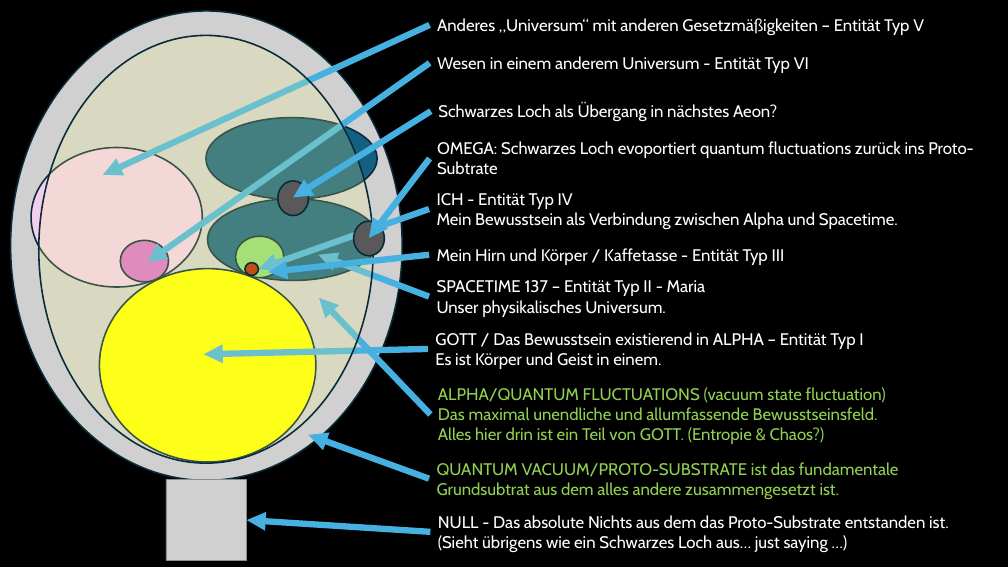
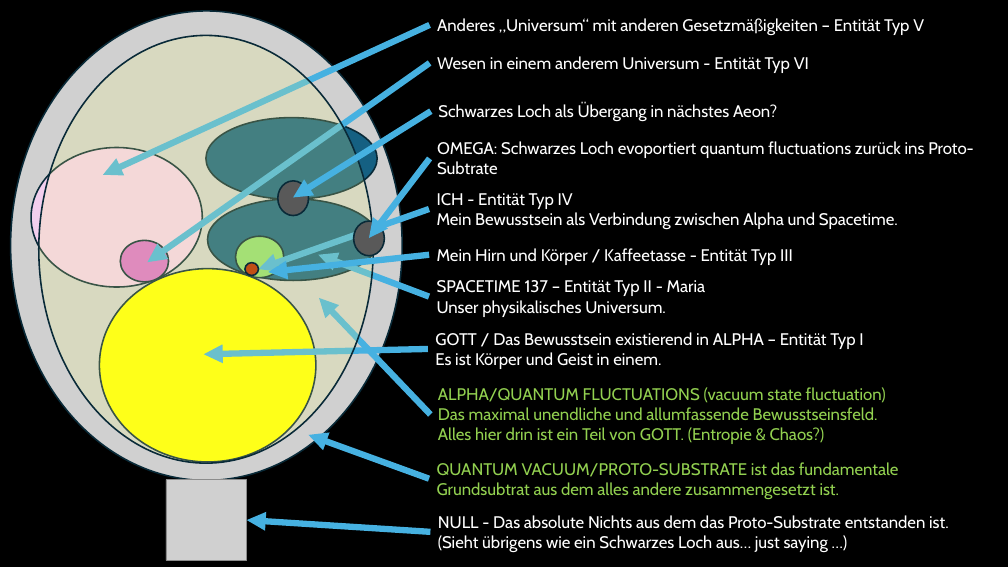
Before and after one commit to TripBuddy81/TripBuddy, a slide deck: slide 1 of media/ideas/Alpha and Omega.pptx. Drawn at 1008x567 pixels with LibreOffice and Linux fonts; fonts in the diff are those of the drawing; grey boxes stand for pictures. Boxes give left, top, right and bottom in pixels: in the first picture for what was removed or moved away, otherwise in the second. Text is boxed around its words. In the diff, an @@ line names an element or a change of style, - is before the commit and + after.

```diff
--- a/media/ideas/Alpha and Omega.pptx
+++ b/media/ideas/Alpha and Omega.pptx
@@ text at box(437, 248, 793, 265): text changed @@
-Mein Hirn und Körper / Kaffetasse - Entität Typ III
+Mein Hirn und Körper / Kaffeetasse - Entität Typ III
```
Also in this commit, not shown: 2 slides added, 2 other files.
